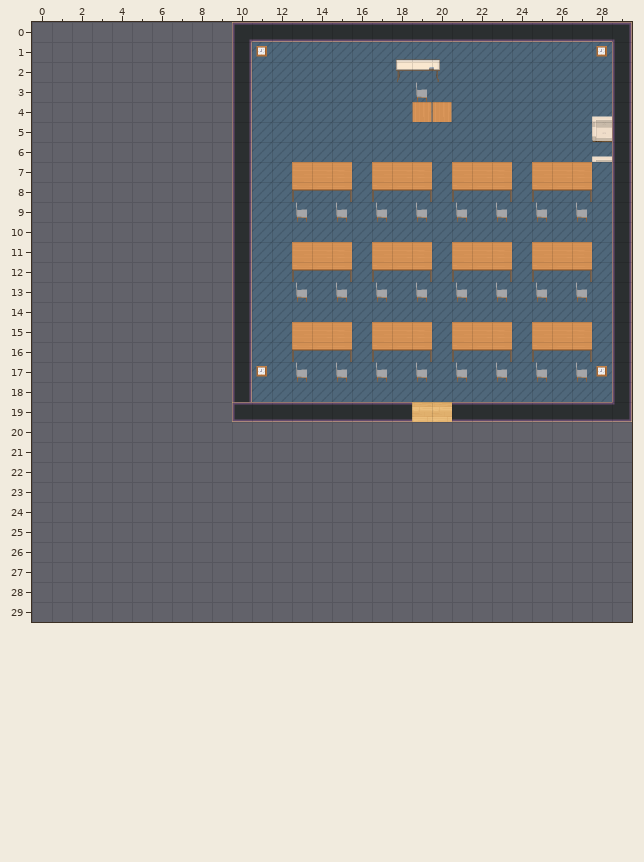
A Tiled map (JSON) gets an edit: svt.tmj. That is the earlier state.
Cells are 32x32 px. Shown: x 0..29, y 0..29. The old version is drawn lined up with the new one.
Now the later version:
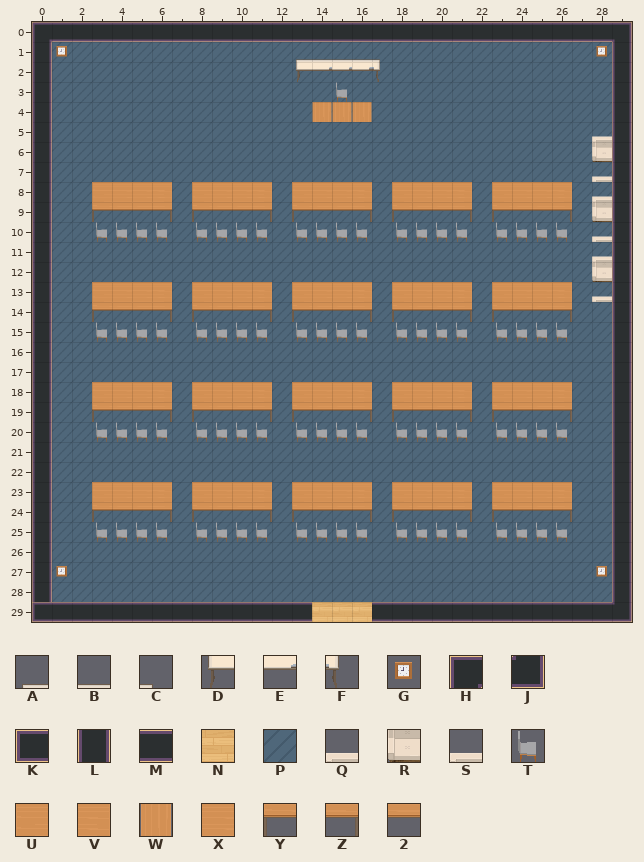
Key: from "WA_Miscellaneous": A 33, B 34, C 35, D 53, E 54, F 55, G 78; from "WA_Room_Builder": H 28, J 54, K 58, L 102, M 104, N 350, P 360; from "WA_Seats": Q 0, R 13, S 26, T 119; from "WA_Tables": U 10, V 11, W 12, X 13, Y 20, Z 21, 2 23.
_ is an empty cell.
Tiles replaced or removed in this view: 2, A, B, C, D, E, F, G, H, J, K, L, M, N, Q, R, S, T, U, V, W, X, Y, Z.
Change:
Changed rows in their new state; . is an unchanged cell.
map size 20x20 -> 30x30 cells (old content now starts at 10,0; both pictures use the new coordinates)
Layer "floor":
first column x 1:
 1 PPPPPPPPPP..................
 2 PPPPPPPPPP..................
 3 PPPPPPPPPP..................
 4 PPPPPPPPPP..................
 5 PPPPPPPPPP..................
 6 PPPPPPPPPP..................
 7 PPPPPPPPPP..................
 8 PP....P.....................
 9 PPPPPPPPPP..................
10 PPPPPPPPPP..................
11 PPPPPPPPPP..................
12 PPPPPPPPPP..................
13 PP....P.....................
14 PPPPPPPPPP..................
15 PPPPPPPPPP..................
16 PPPPPPPPPP..................
17 PPPPPPPPPP..................
18 PP....P.....................
19 PPPPPPPPPPPPPPPPPPPPPPPPPPPP
20 PPPPPPPPPPPPPPPPPPPPPPPPPPPP
21 PPPPPPPPPPPPPPPPPPPPPPPPPPPP
22 PPPPPPPPPPPPPPPPPPPPPPPPPPPP
23 PP....P....P....P....P....PP
24 PPPPPPPPPPPPPPPPPPPPPPPPPPPP
25 PPPPPPPPPPPPPPPPPPPPPPPPPPPP
26 PPPPPPPPPPPPPPPPPPPPPPPPPPPP
27 PPPPPPPPPPPPPPPPPPPPPPPPPPPP
28 PPPPPPPPPPPPPPPPPPPPPPPPPPPP
29 .............NNN............
Layer "walls":
first column x 0:
 0 HMMMMMMMMMM...................
 1 L........._...................
 2 L........._...................
 3 L........._...................
 4 L........._...................
 5 L........._...................
 6 L........._...................
 7 L........._...................
 8 L........._...................
 9 L........._...................
10 L........._...................
11 L........._...................
12 L........._...................
13 L........._...................
14 L........._...................
15 L........._...................
16 L........._...................
17 L........._...................
18 L........._...................
19 L........._________..________L
20 L............................L
21 L............................L
22 L............................L
23 L............................L
24 L............................L
25 L............................L
26 L............................L
27 L............................L
28 L............................L
29 KMMMMMMMMMMMMM...MMMMMMMMMMMMJ
Layer "furniture":
first column x 3:
 1 ..........ABBBC___........
 2 ..........DEEEF___........
 3 ............T..._.........
 4 ...........WWW..__......._
 5 .........................Q
 6 .........................R
 7 ..........___.___.___.___S
 8 UXXV.UXXV.UXXV_UXXV_UXXV_Q
 9 Y22Z.Y22Z.Y22Z_Y22Z.Y22Z_R
10 TTTT.TTTT.TTTT.TTTT.TTTT.S
11 ..........___.___.___.___Q
12 ..........___.___.___.___R
13 UXXV.UXXV.UXXV_UXXV.UXXV_S
14 Y22Z.Y22Z.Y22Z.Y22Z.Y22Z..
15 TTTT.TTTT.TTTT_TTTT_TTTT_.
16 ..........___.___.___.___.
17 .........._._._._._._._._.
18 UXXV.UXXV.UXXV.UXXV.UXXV..
19 Y22Z.Y22Z.Y22Z.Y22Z.Y22Z..
20 TTTT.TTTT.TTTT.TTTT.TTTT..
23 UXXV.UXXV.UXXV.UXXV.UXXV..
24 Y22Z.Y22Z.Y22Z.Y22Z.Y22Z..
25 TTTT.TTTT.TTTT.TTTT.TTTT..
Layer "above":
first column x 1:
 1 G........._
first column x 11:
17 _................_
first column x 1:
27 G..........................G
Pixel boxes of the changes (left, top, right, bottom) in both pictures:
changed: (32, 22, 632, 622)
